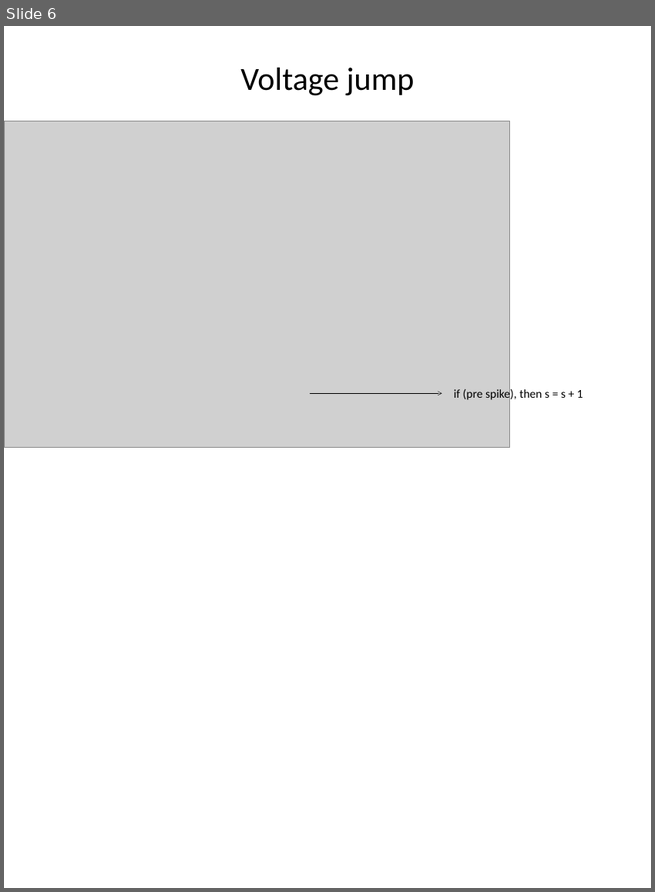
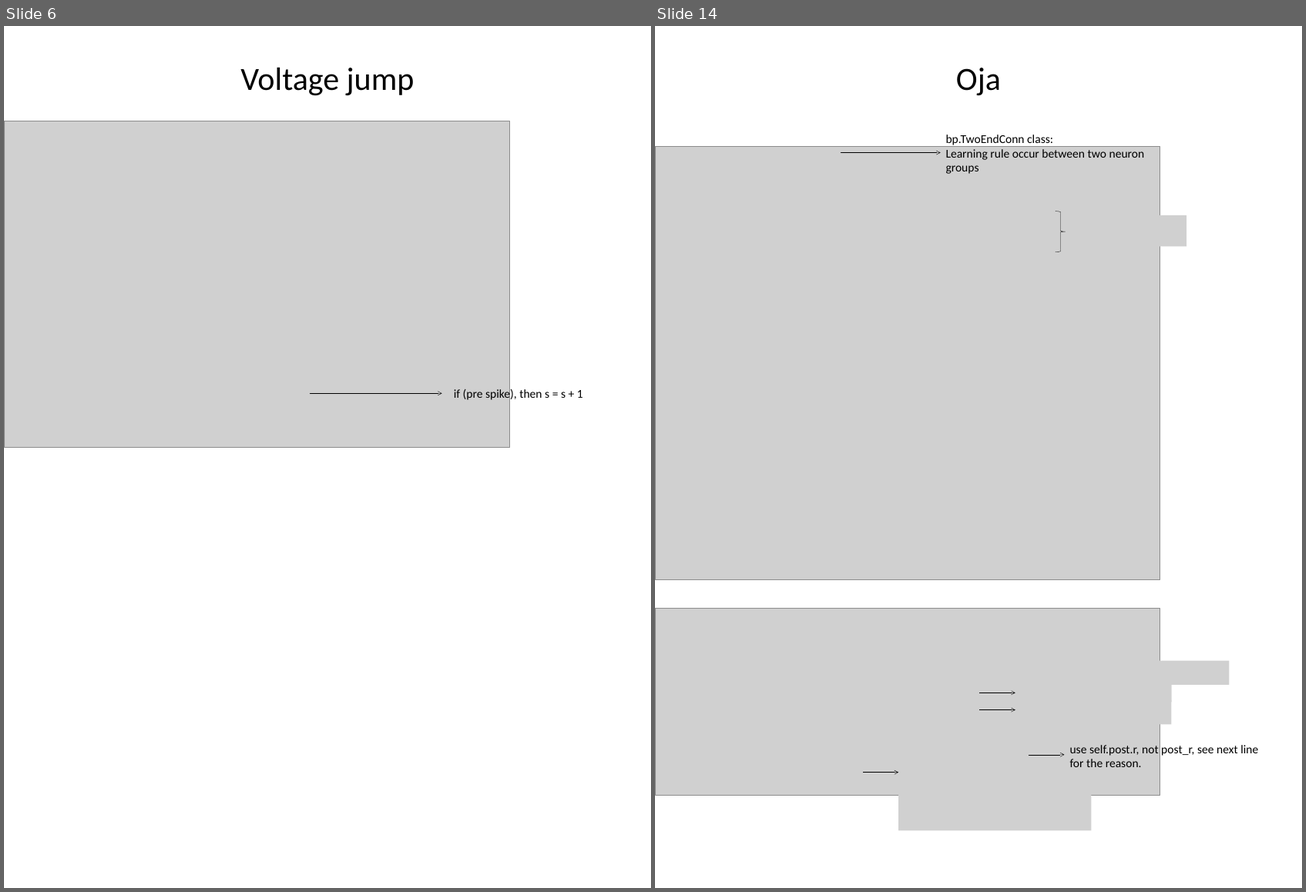
Before and after one commit to quanpeng0/BrainModels, a slide deck: docs/brainpy_handbook/ppt/syn.pptx. Shown side by side, each under a label of ours: slide 6 before the commit, slides 6 and 14 after it; the slides between them are not shown. The pictures are 655x892 and 1306x892 pixels, drawn with LibreOffice and Linux fonts; fonts in the diff are those of the drawing; grey boxes stand for pictures. Boxes give left, top, right and bottom in pixels: in the first picture for what was removed or moved away, otherwise in the second. Text is boxed around its words. In the diff, an @@ line names an element or a change of style, - is before the commit and + after.

```diff
--- a/docs/brainpy_handbook/ppt/syn.pptx
+++ b/docs/brainpy_handbook/ppt/syn.pptx
@@ slide 14 added at (655,26,1302,888), background #FFFFFF @@
@@ title added at (956,68,1001,96), 54 pt, text #000000 @@
+Oja
@@ text added at (946,135,1145,174), 20 pt, text #000000 @@
+bp.TwoEndConn class:
+Learning rule occur between two neuron groups
@@ picture added at (655,146,1159,580) @@
@@ arrow added from (841, 153) to (941, 153), #000000 0.5 pt @@
@@ right brace added at (1055,212,1065,252), outline #000000 0.5 pt @@
@@ picture added at (1065,215,1186,246) @@
@@ picture added at (656,608,1159,796) @@
@@ picture added at (1015,660,1229,685) @@
@@ arrow added from (980, 693) to (1015, 693), #000000 0.5 pt @@
@@ picture added at (1016,680,1172,702) @@
@@ arrow added from (980, 711) to (1015, 711), #000000 0.5 pt @@
@@ picture added at (1016,701,1172,725) @@
@@ picture added at (898,764,1091,831) @@
@@ arrow added from (1028, 755) to (1064, 755), #000000 0.5 pt @@
@@ text added at (1070,745,1258,768), 20 pt, text #000000 @@
+use self.post.r, not post_r, see next line for the reason.
@@ arrow added from (863, 773) to (898, 773), #000000 0.5 pt @@
```
Also in this commit, not shown: 10 other slides added.
